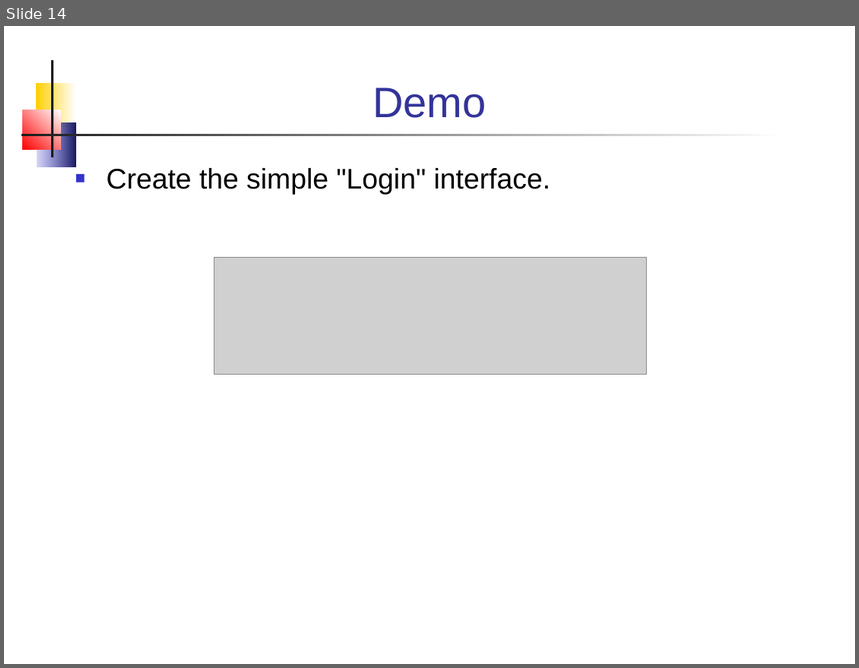
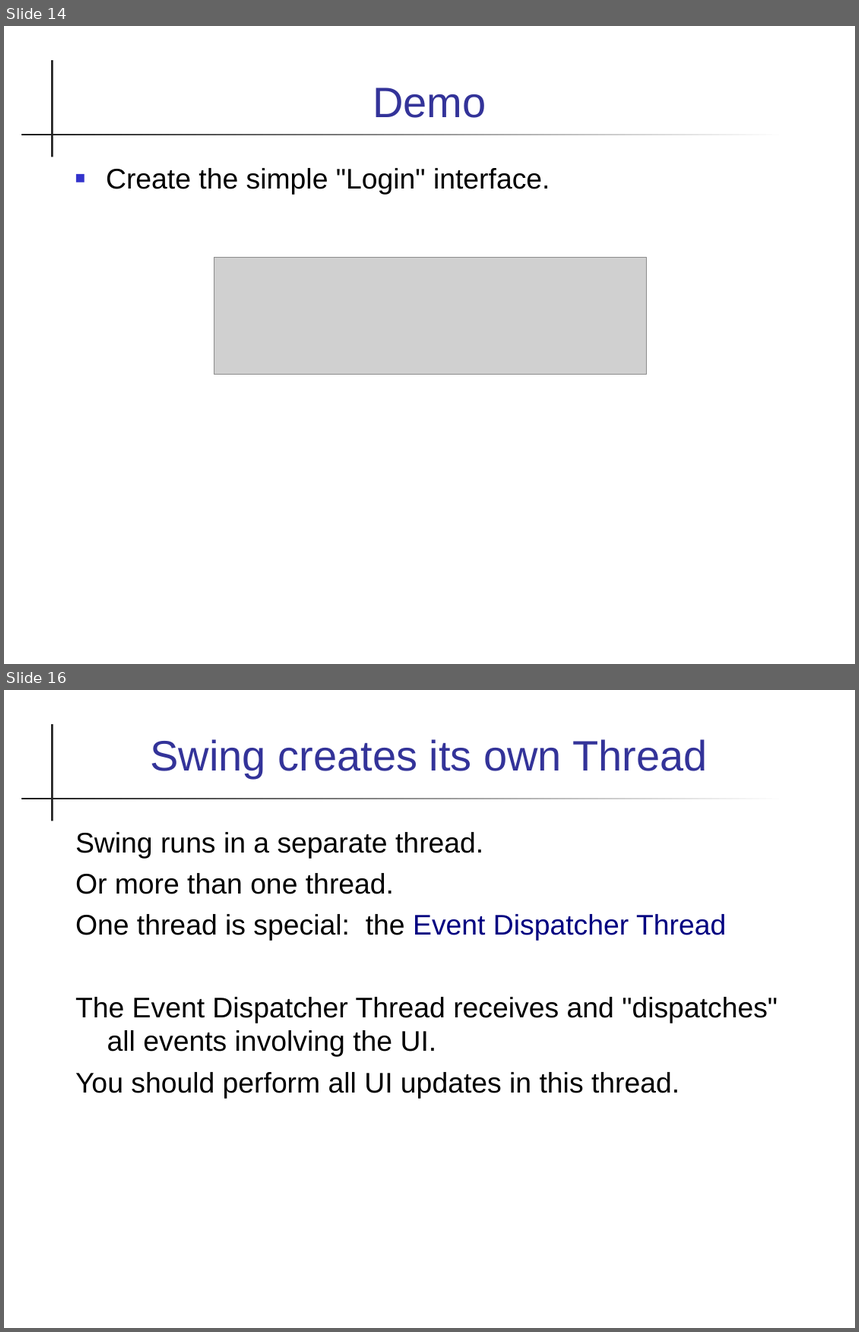
Before and after one commit to skeoop/skeoop.github.io, a slide deck: week7/Graphics-1.ppt. Shown one above the other, each under a label of ours: slide 14 before the commit, slides 14 and 16 after it; the slides between them are not shown. The pictures are 859x668 and 859x1332 pixels, drawn with LibreOffice and Linux fonts; fonts in the diff are those of the drawing; grey boxes stand for pictures. Boxes give left, top, right and bottom in pixels: in the first picture for what was removed or moved away, otherwise in the second. Text is boxed around its words. In the diff, an @@ line names an element or a change of style, - is before the commit and + after.

```diff
--- a/week7/Graphics-1.ppt
+++ b/week7/Graphics-1.ppt
@@ slide 16 added at bbox=[4, 690, 855, 1328], background #FFFFFF; not listed: 2 template elements that a slide beside it also shows @@
@@ title added at bbox=[151, 739, 707, 778], 36 pt, text #333399 @@
+Swing creates its own Thread
@@ text added at bbox=[75, 832, 778, 1098], 24 pt, text #000000 @@
+Swing runs in a separate thread.
+Or more than one thread.
+One thread is special: the Event Dispatcher Thread
+The Event Dispatcher Thread receives and "dispatches" all events involving the UI.
+You should perform all UI updates in this thread.
@@ slide 14 changed as well @@
@@ rectangle removed at bbox=[35, 83, 75, 127] @@
@@ rectangle removed at bbox=[23, 110, 61, 149] @@
@@ rectangle removed at bbox=[37, 123, 75, 167] @@
@@ text "Create the simple "Login" interface." at bbox=[106, 168, 550, 195]: indent changed @@
```
Also in this commit, not shown: 44 other slides changed, 1 other slide added, 8 other files.
